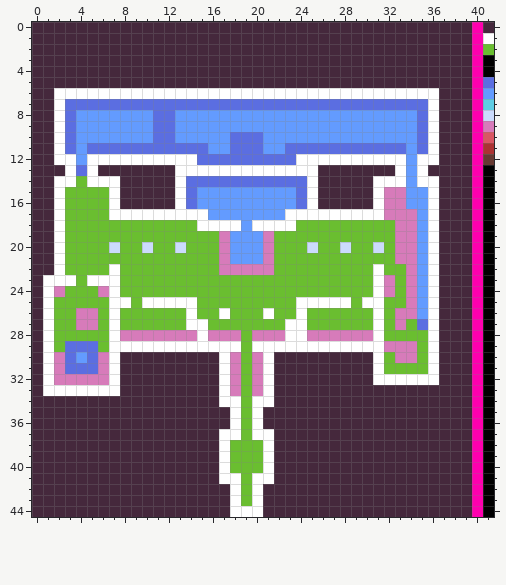
Pixel-art sprite: bin/programs/data/bitmaps/an_abandoned_temple.png. The picture above was drawn from the file before the commit.
The file is 42x45 pixels.
Once edited:
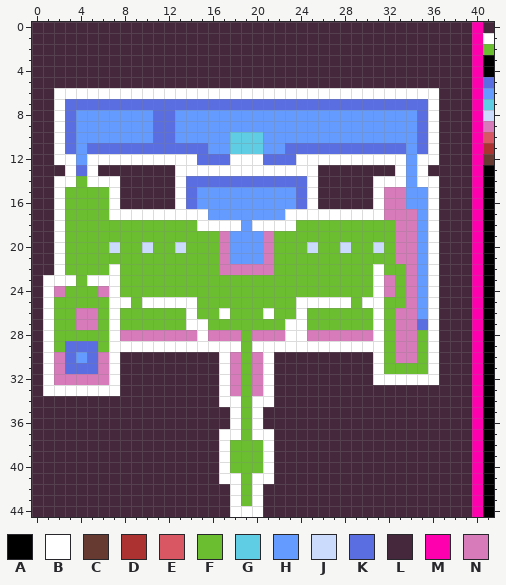
Palette (. is transparent): A #000000  B #ffffff  C #663931  D #ac3232  E #d95763  F #6abe30  G #5fcde4  H #639bff  J #cbdbfc  K #5b6ee1  L #45283c  M #ff00af  N #d77bba
Change:
y 10..11: x 18..20 KKK -> GGG
y 12: x 18..20 KKK -> BBB
y 27: x 34 F -> N
y 28: x 33..34 FF -> NN
y 29: x 32 N -> F
Pixel boxes of the changes (left, top, right, bottom) in both pictures:
changed: (230, 132, 263, 165)
changed: (384, 319, 417, 352)
